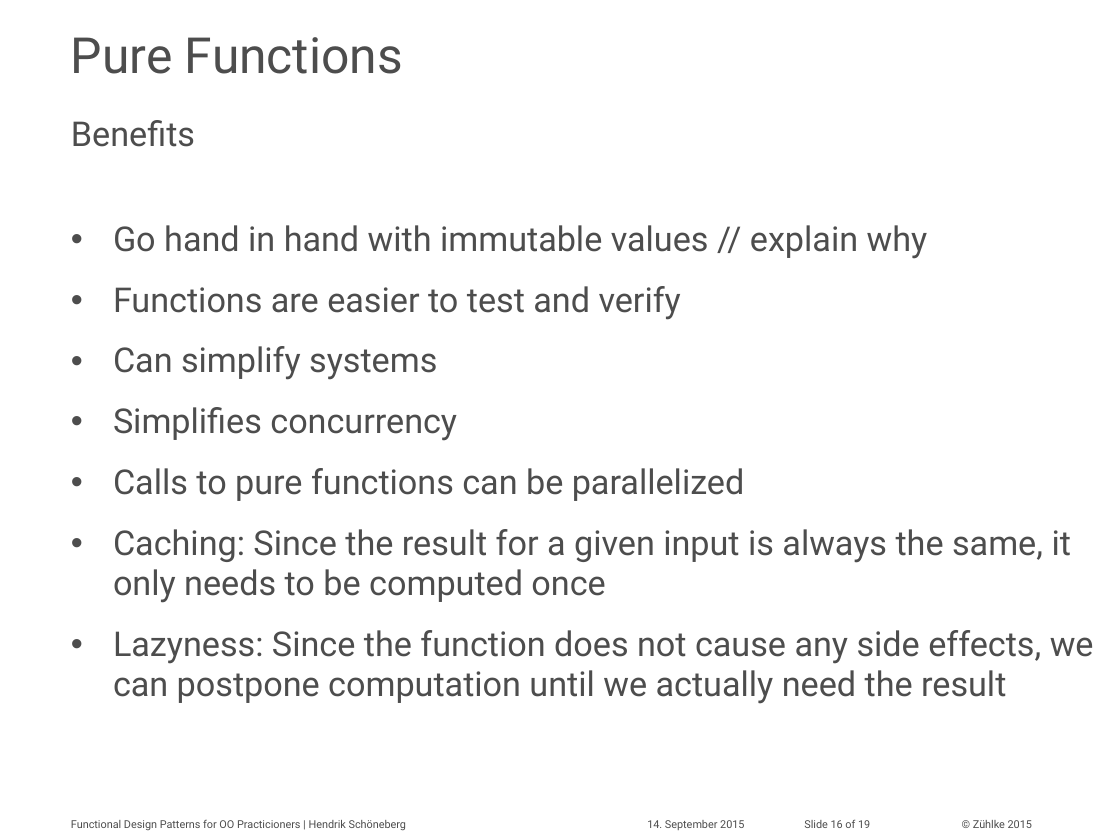
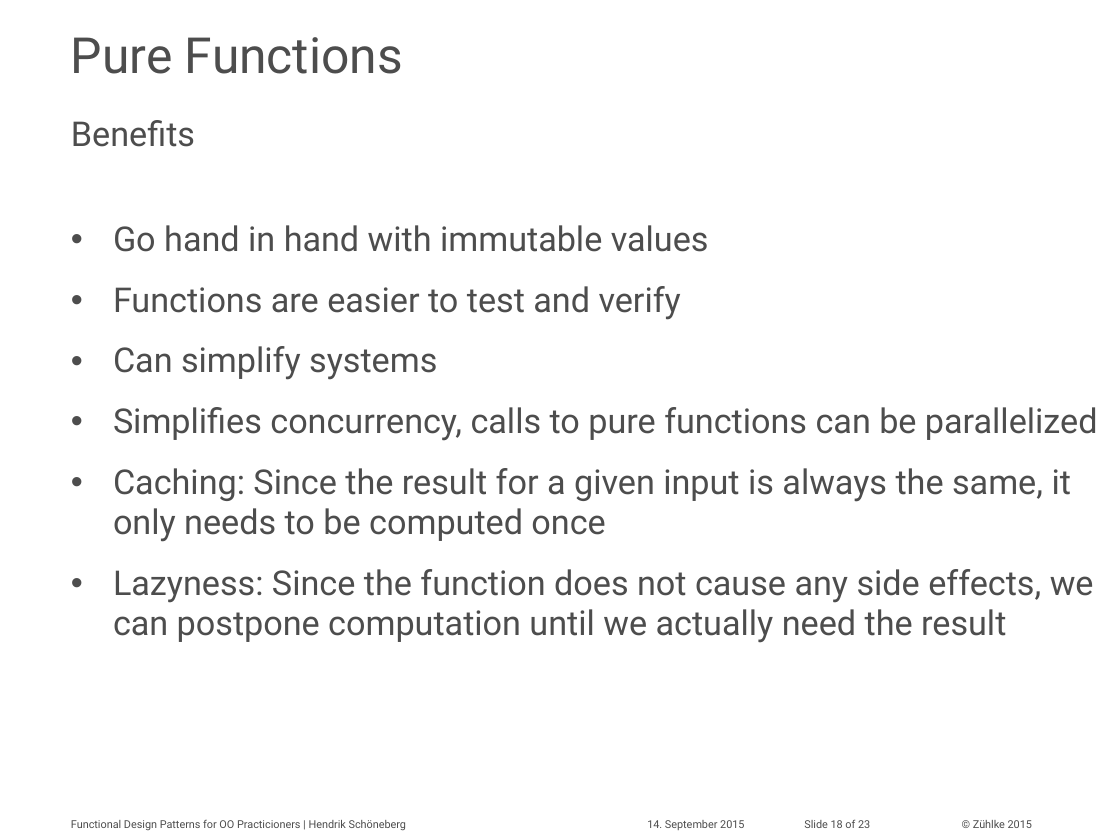
Before and after one commit to aax/zdays-fp-patterns, a slide deck: slide 18 of hesc_slides.pptx (slide 16 before the commit). Drawn at 1120x840 pixels with LibreOffice and Linux fonts; fonts in the diff are those of the drawing; background and template pictures are left out. Boxes give left, top, right and bottom in pixels: in the first picture for what was removed or moved away, otherwise in the second. Text is boxed around its words. In the diff, an @@ line names an element or a change of style, - is before the commit and + after.

Commit message:
add some slides to the pure functions chapter

```diff
--- a/hesc_slides.pptx
+++ b/hesc_slides.pptx
@@ text at [113, 225, 709, 252]: text changed @@
-• Go hand in hand with immutable values // explain why
+• Go hand in hand with immutable values
@@ text at [113, 407, 1098, 441]: text changed @@
-• Simplifies concurrency
-• Calls to pure functions can be parallelized
+• Simplifies concurrency, calls to pure functions can be parallelized
@@ text at [804, 819, 870, 828]: text changed @@
-Slide 16 of 19
+Slide 18 of 23
```
Also in this commit, not shown: 8 other slides changed, 4 slides added, 2 other files.
